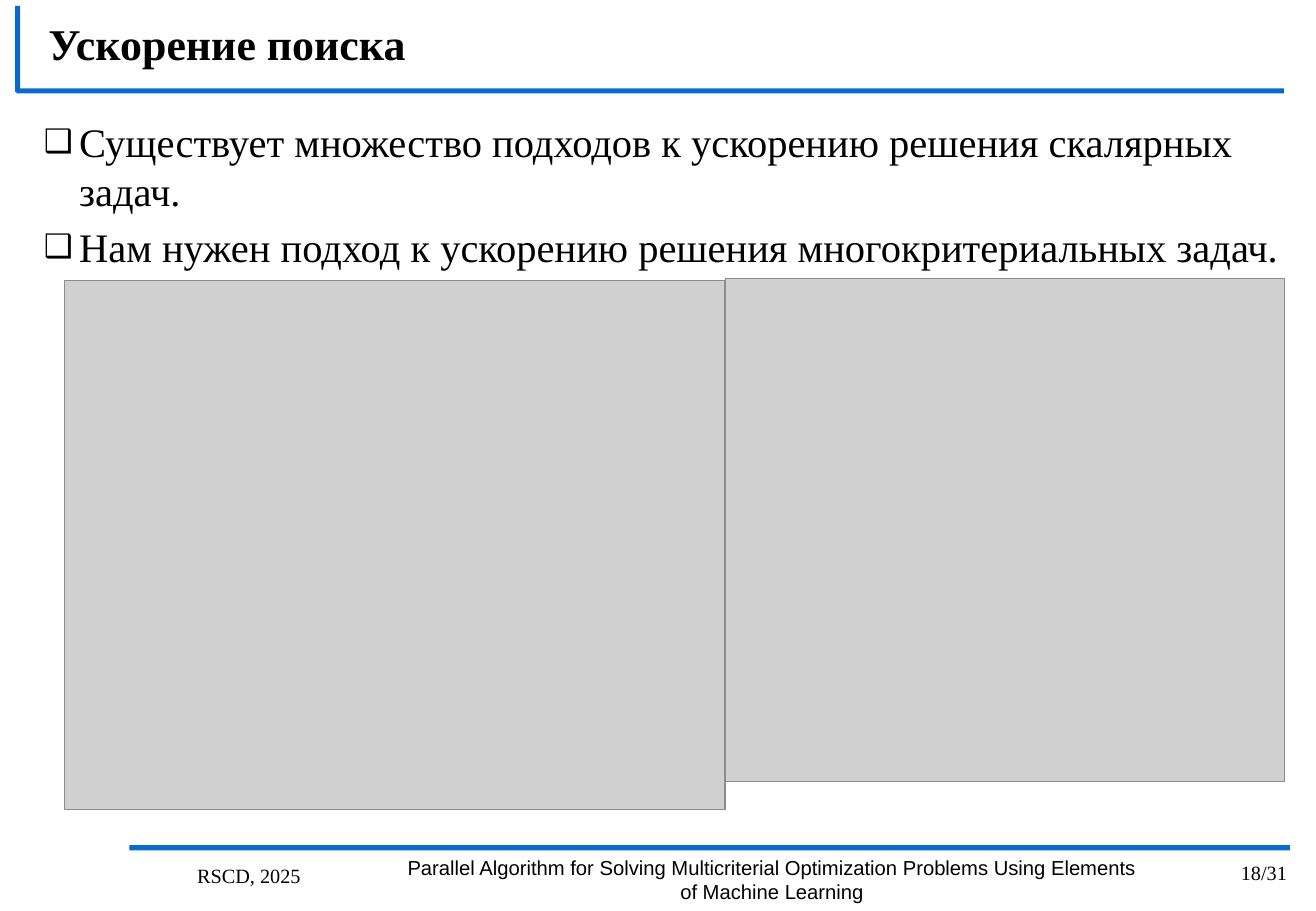
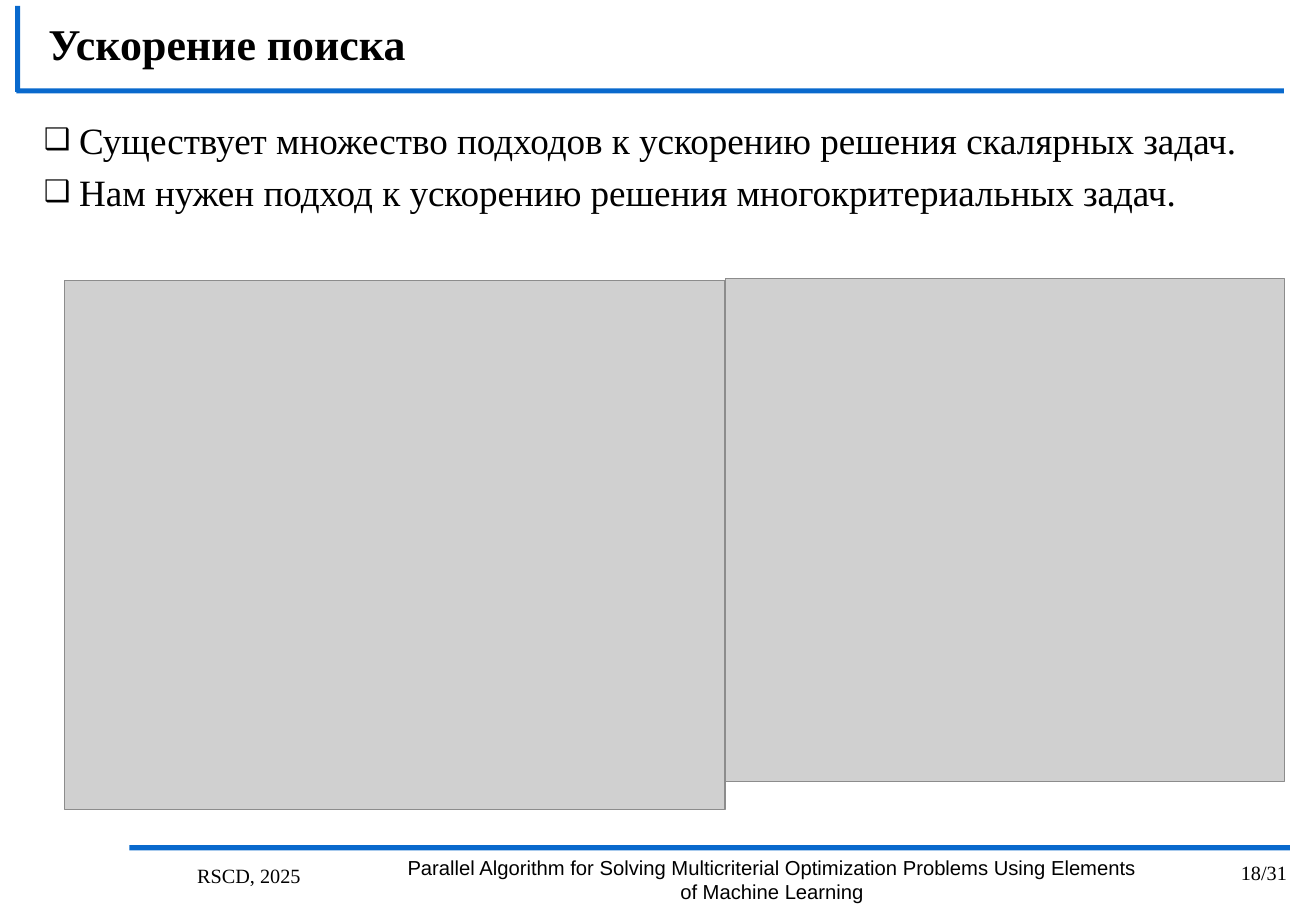
Before and after one commit to kabarkalov/GlobOptPapers, a slide deck: slide 18 of 2025/RSCD_MCO/RSCD25.pptx. Drawn at 1316x911 pixels with LibreOffice and Linux fonts; fonts in the diff are those of the drawing; grey boxes stand for pictures; background and template pictures are left out. Boxes give left, top, right and bottom in pixels: in the first picture for what was removed or moved away, otherwise in the second. Text is boxed around its words. In the diff, an @@ line names an element or a change of style, - is before the commit and + after.

Commit message:
маленькие правки

```diff
--- a/2025/RSCD_MCO/RSCD25.pptx
+++ b/2025/RSCD_MCO/RSCD25.pptx
@@ text "Существует множество подходов к ускорению ..." at [79, 129, 1236, 213]: size 24 to 22 pt @@
```
